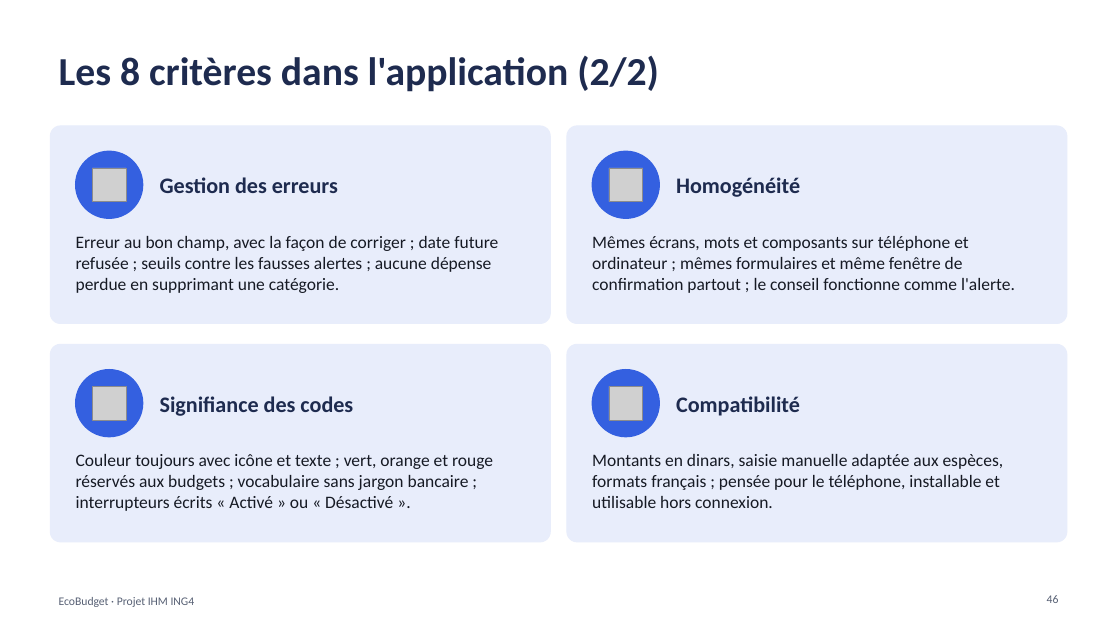
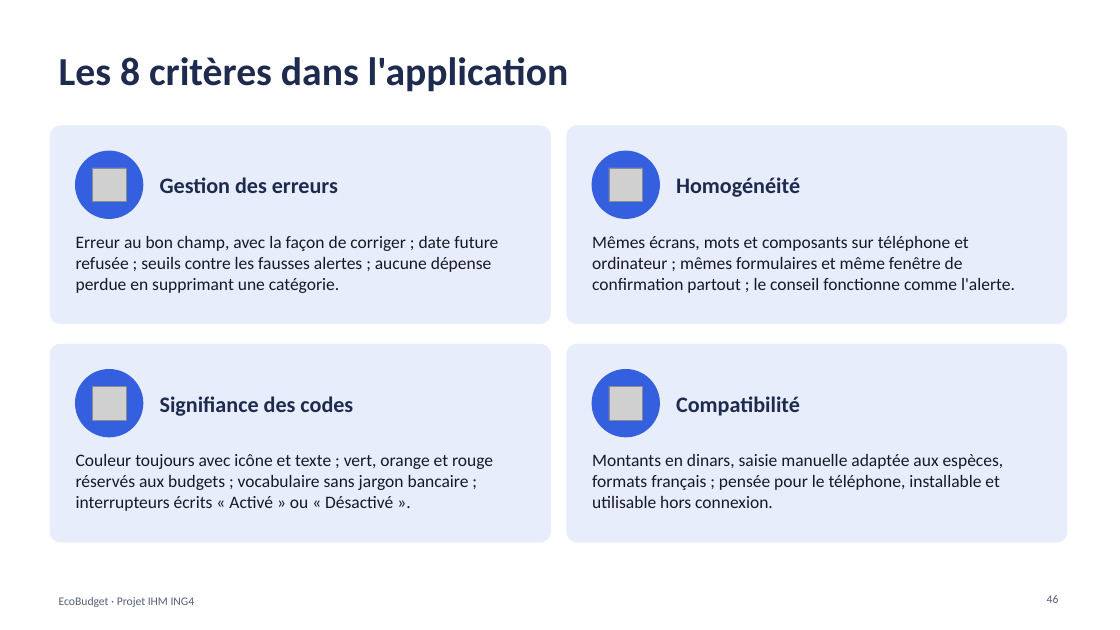
Before and after one commit to kaderouadahi/EcoBudget, a slide deck: slide 46 of livrables/EcoBudget.pptx. Drawn at 1120x630 pixels with LibreOffice and Linux fonts; fonts in the diff are those of the drawing; grey boxes stand for pictures. Boxes give left, top, right and bottom in pixels: in the first picture for what was removed or moved away, otherwise in the second. Text is boxed around its words. In the diff, an @@ line names an element or a change of style, - is before the commit and + after.

Commit message:
docs: diaporama, phrases au futur corrigées, propriétés du fichier et titres des 8 critères sans 1/2 et 2/2

```diff
--- a/livrables/EcoBudget.pptx
+++ b/livrables/EcoBudget.pptx
@@ title at (59, 57, 569, 92): text changed @@
-Les 8 critères dans l'application (2/2)
+Les 8 critères dans l'application
```
Also in this commit, not shown: 1 other slide changed.
